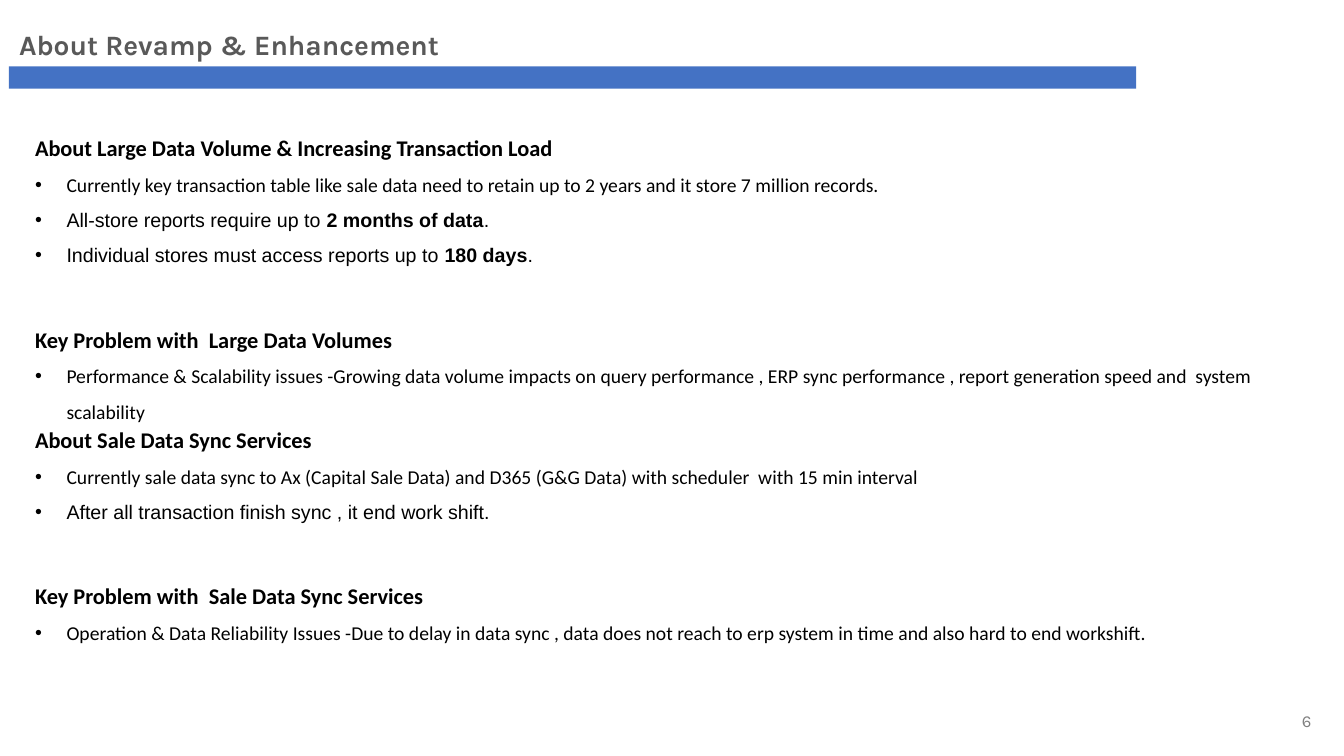
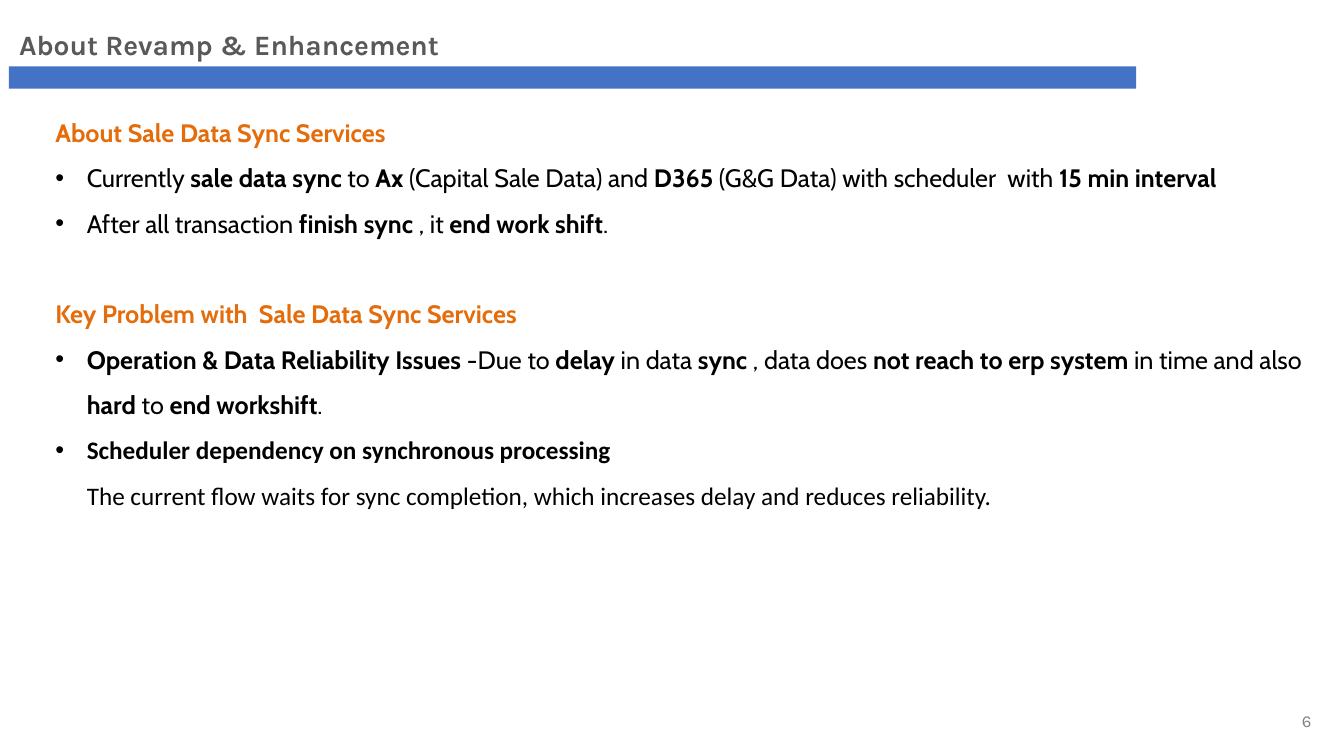
Before and after one commit to phyothuhan26/MySolutions, a slide deck: slide 6 of GandG_YPS/Presentation/G&G_Revamp_ARB.pptx. Drawn at 1344x756 pixels with LibreOffice and Linux fonts; fonts in the diff are those of the drawing; background and template pictures are left out. Boxes give left, top, right and bottom in pixels: in the first picture for what was removed or moved away, otherwise in the second. Text is boxed around its words. In the diff, an @@ line names an element or a change of style, - is before the commit and + after.

```diff
--- a/GandG_YPS/Presentation/G&G_Revamp_ARB.pptx
+++ b/GandG_YPS/Presentation/G&G_Revamp_ARB.pptx
@@ text "About Sale Data Sync Services": place and size @@
-text "About Sale Data Sync Services" at (35,432,1145,643)
+text "About Sale Data Sync Services" at (55,123,1301,509)
@@ text removed at (35,140,1250,422) @@
-About Large Data Volume & Increasing Transaction Load
-• Currently key transaction table like sale data need to retain up to 2 years and it store 7 million records.
-• All-store reports require up to 2 months of data.
-• Individual stores must access reports up to 180 days.
-Key Problem with Large Data Volumes
-• Performance & Scalability issues -Growing data volume impacts on query performance , ERP sync performance , report generation speed and system scalability
@@ text at (55,123,1301,415): size 16 to 18 pt, text colour #000000 to #E46C0A in "About Sale Data Sync Services", "Key Problem with Sale Data Sync Services"; font Calibri to Cabin in "About Sale Data Sync Services", "Currently sale data sync to Ax (Capital ...", "Key Problem with Sale Data Sync Services", "Operation & Data Reliability Issues -Due to ..."; size 14 to 18 pt in "Currently sale data sync to Ax (Capital ...", "After all transaction finish sync , it ...", "Operation & Data Reliability Issues -Due to ..."; bold on in "sale data sync Ax D365 15 min ...", "finish sync end work shift.", "Operation & Data Reliability Issues delay sync ..."; font Arial to Cabin in "After all transaction finish sync , it ..." @@
@@ text at (87,441,991,509): paragraph added @@
+• Scheduler dependency on synchronous processing
+  The current flow waits for sync completion, which increases delay and reduces reliability.
```
Also in this commit, not shown: 17 other slides changed, 15 slides added, 6 slides removed, 11 other files.
